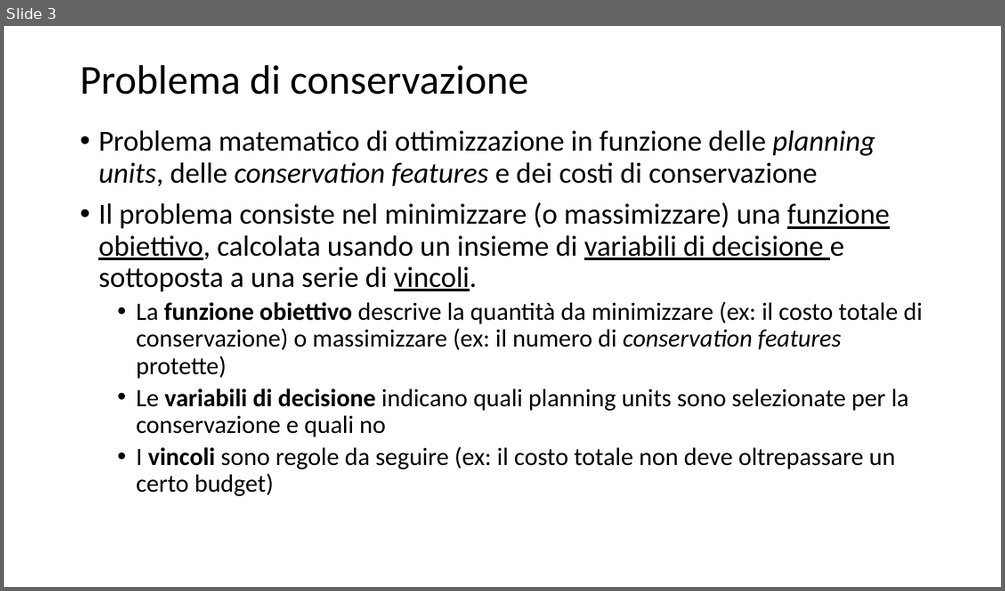
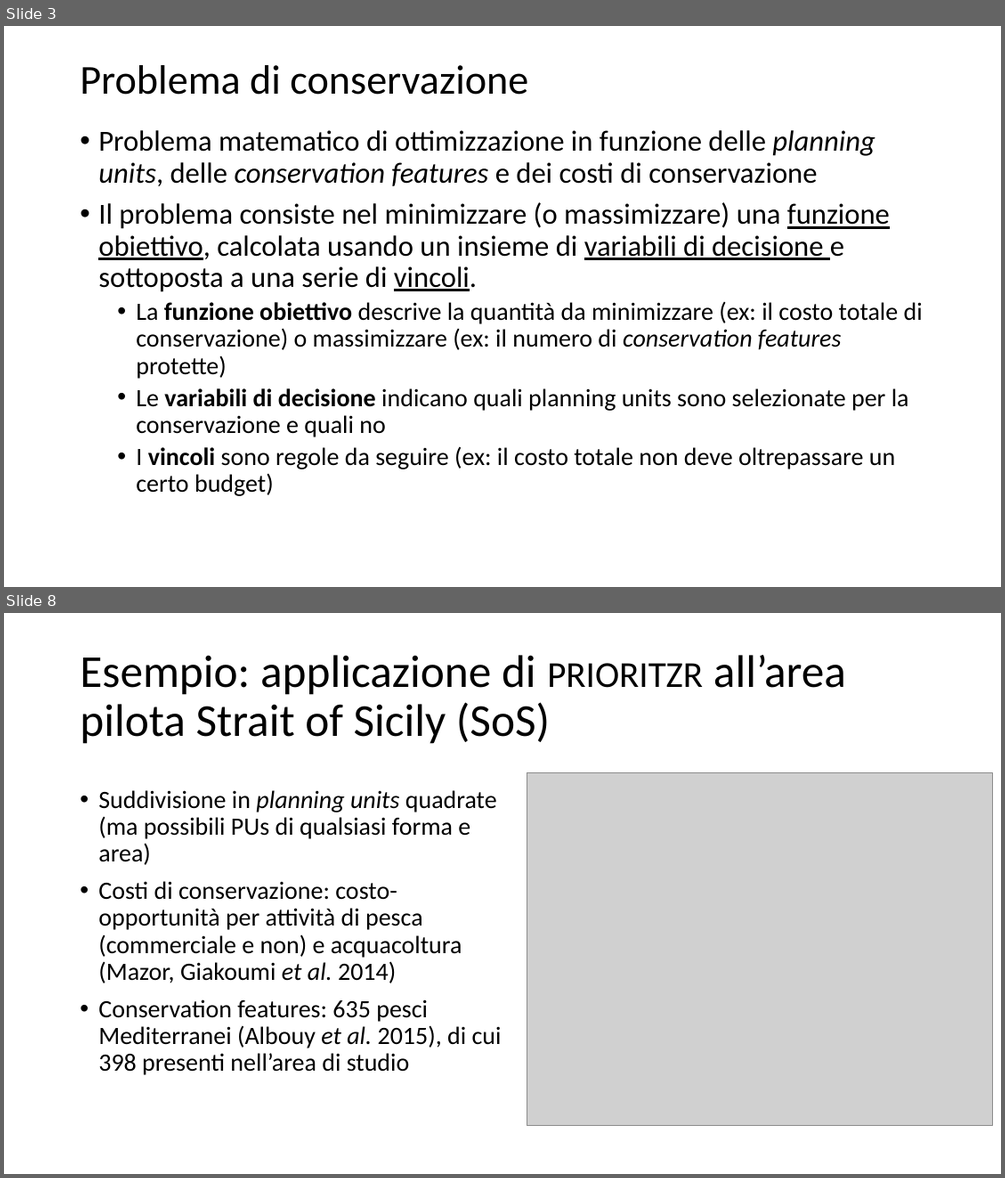
Before and after one commit to MarcoAndrello/prioritizr-spoke-2, a slide deck: Pres.pptx. Shown one above the other, each under a label of ours: slide 3 before the commit, slides 3 and 8 after it; the slides between them are not shown. The pictures are 1005x591 and 1005x1178 pixels, drawn with LibreOffice and Linux fonts; fonts in the diff are those of the drawing; grey boxes stand for pictures. Boxes give left, top, right and bottom in pixels: in the first picture for what was removed or moved away, otherwise in the second. Text is boxed around its words. In the diff, an @@ line names an element or a change of style, - is before the commit and + after.

```diff
--- a/Pres.pptx
+++ b/Pres.pptx
@@ slide 8 added at [4,613,1001,1174], background #FFFFFF @@
@@ title added at [80,655,846,744], 44 pt, text #000000 @@
+Esempio: applicazione di prioritzr all’area pilota Strait of Sicily (SoS)
@@ text added at [98,790,502,1075], 24 pt, text #000000 @@
+• Suddivisione in planning units quadrate (ma possibili PUs di qualsiasi forma e area)
+• Costi di conservazione: costo-opportunità per attività di pesca (commerciale e non) e acquacoltura (Mazor, Giakoumi et al. 2014)
+• Conservation features: 635 pesci Mediterranei (Albouy et al. 2015), di cui 398 presenti nell’area di studio
@@ picture added at [527,773,993,1126] @@
```
Also in this commit, not shown: 2 slides changed, 15 other slides added, 8 slides removed, 2 other files.
